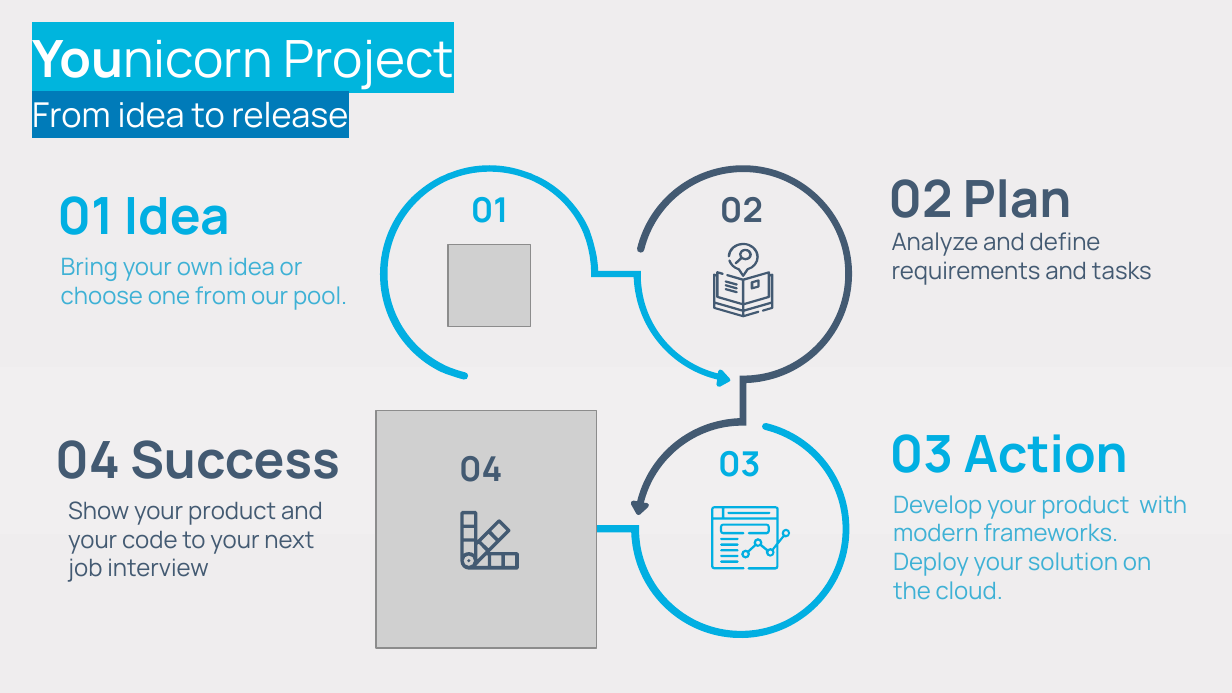
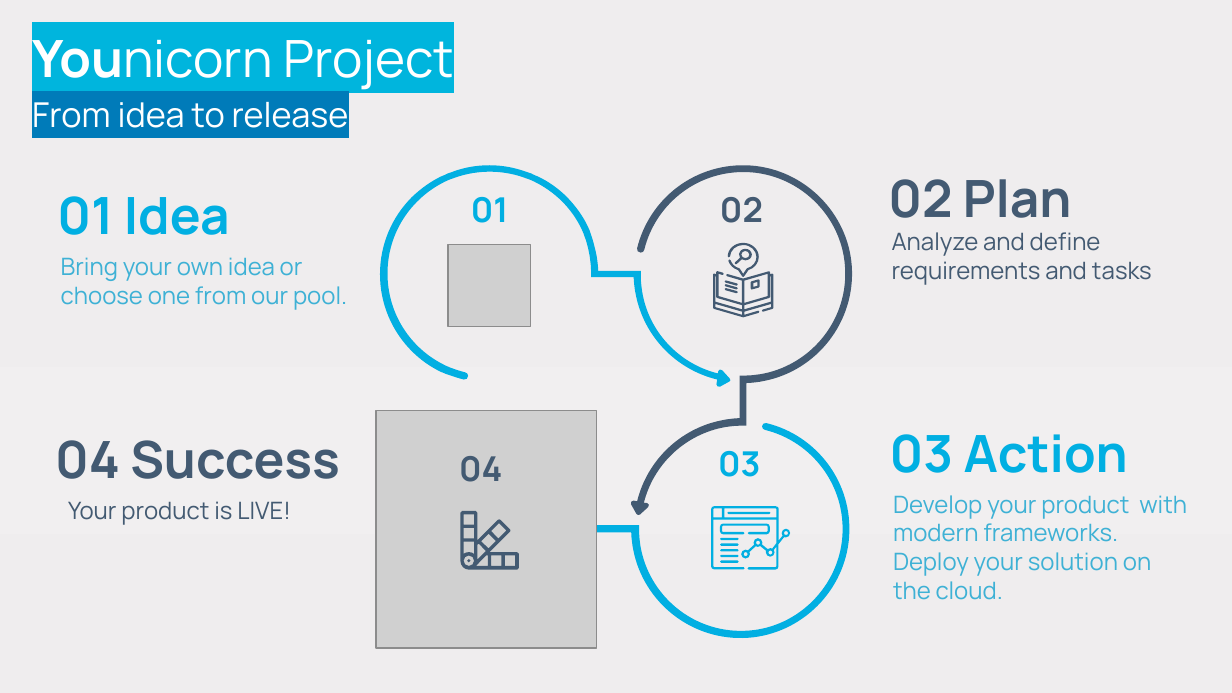
Before and after one commit to stefanofiorenza/KNITS, a slide deck: slide 2 of Presentations/KNITS/Programs/Trainings/KNITS-YOUnicorn.pptx. Drawn at 1232x693 pixels with LibreOffice and Linux fonts; fonts in the diff are those of the drawing; grey boxes stand for pictures; background and template pictures are left out. Boxes give left, top, right and bottom in pixels: in the first picture for what was removed or moved away, otherwise in the second. Text is boxed around its words. In the diff, an @@ line names an element or a change of style, - is before the commit and + after.

Commit message:
Presentation updates and EC2

```diff
--- a/Presentations/KNITS/Programs/Trainings/KNITS-YOUnicorn.pptx
+++ b/Presentations/KNITS/Programs/Trainings/KNITS-YOUnicorn.pptx
@@ text at bbox=[68, 501, 291, 525]: text changed @@
-Show your product and your code to your next job interview
+Your product is LIVE!
```
Also in this commit, not shown: 7 other files.
